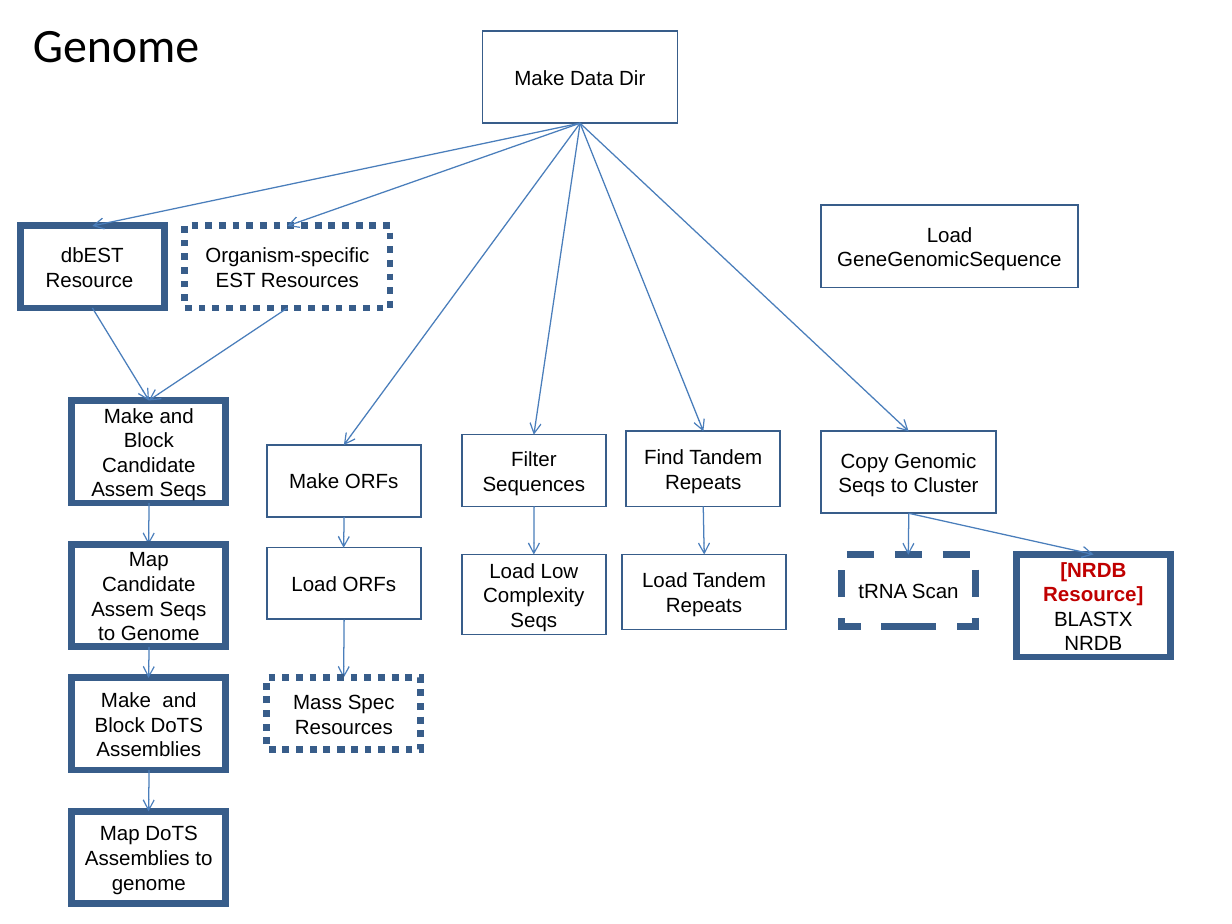
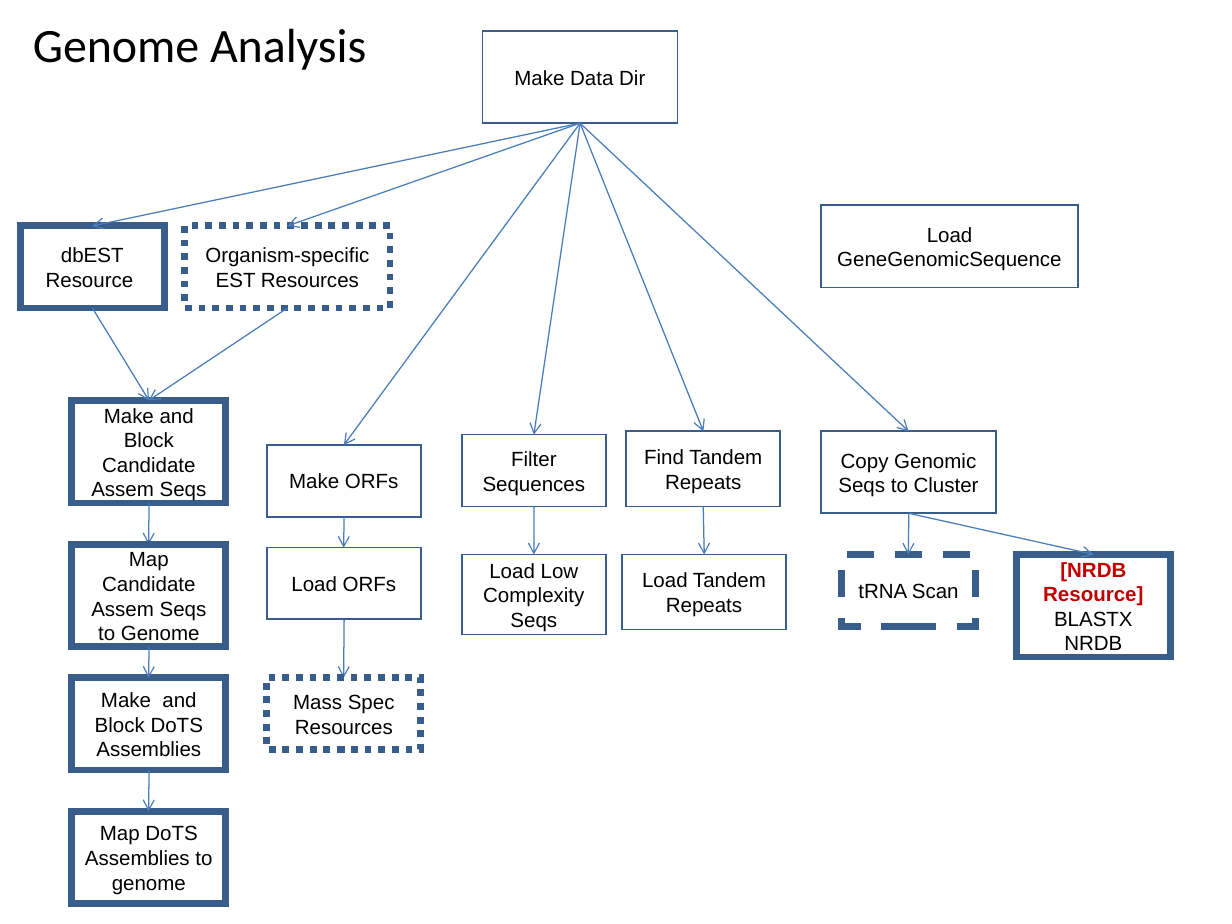
Before and after one commit to VEuPathDB/ApiCommonWorkflow, a slide deck: slide 8 of Main/doc/IntegratedWorkflow.ppt. Drawn at 1232x924 pixels with LibreOffice and Linux fonts; fonts in the diff are those of the drawing. Boxes give left, top, right and bottom in pixels: in the first picture for what was removed or moved away, otherwise in the second. Text is boxed around its words. In the diff, an @@ line names an element or a change of style, - is before the commit and + after.

```diff
--- a/Main/doc/IntegratedWorkflow.ppt
+++ b/Main/doc/IntegratedWorkflow.ppt
@@ title at [33, 28, 366, 70]: text changed @@
-Genome
+Genome Analysis
```
Also in this commit, not shown: 10 other slides changed.
